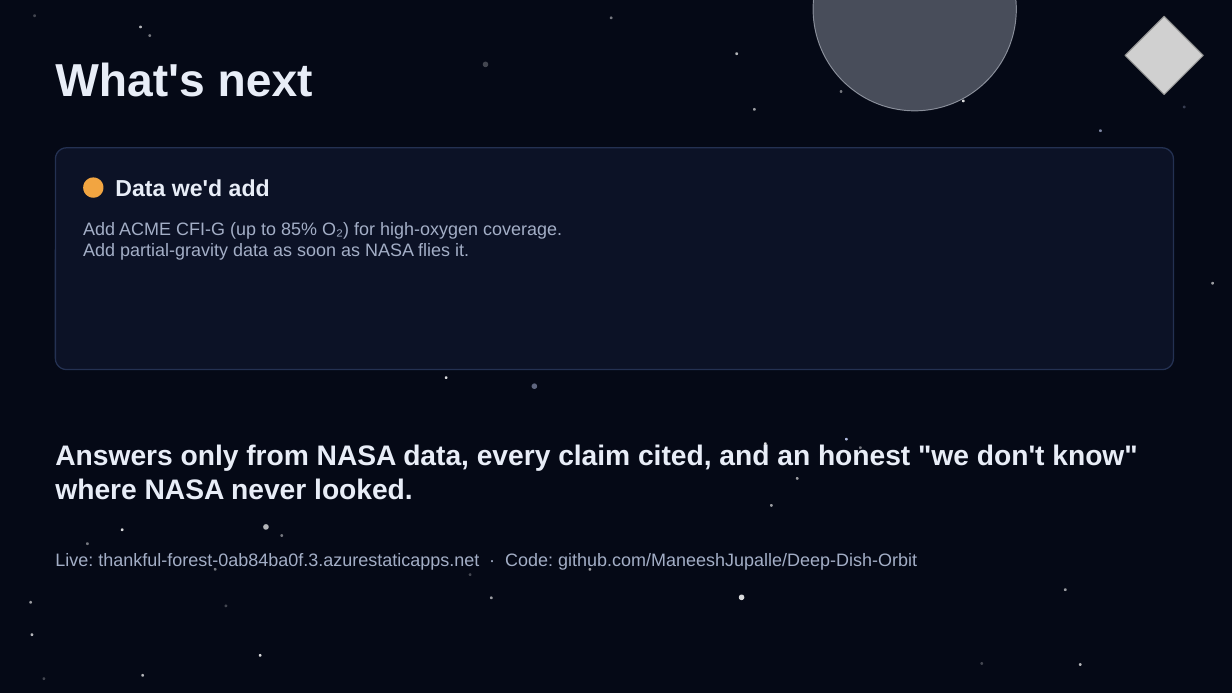
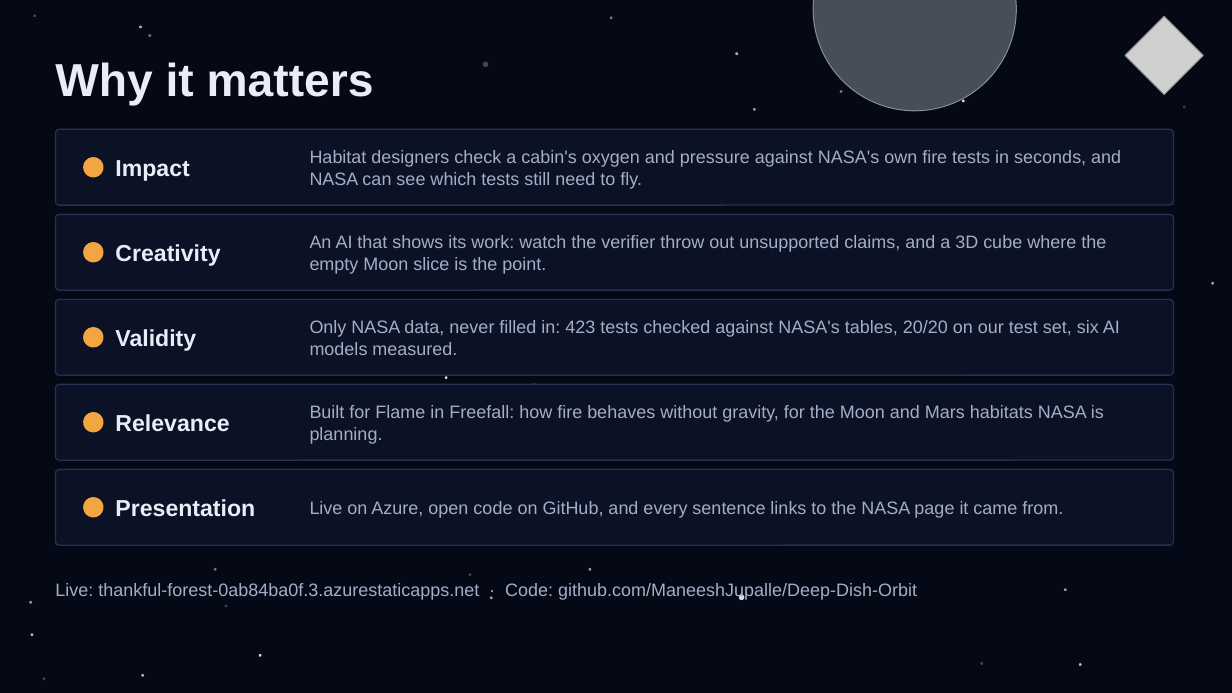
Before and after one commit to ManeeshJupalle/Deep-Dish-Orbit, a slide deck: slide 7 of story/FlameCheck_Slides.pptx. Drawn at 1232x693 pixels with LibreOffice and Linux fonts; fonts in the diff are those of the drawing; grey boxes stand for pictures. Boxes give left, top, right and bottom in pixels: in the first picture for what was removed or moved away, otherwise in the second. Text is boxed around its words. In the diff, an @@ line names an element or a change of style, - is before the commit and + after.

```diff
--- a/story/FlameCheck_Slides.pptx
+++ b/story/FlameCheck_Slides.pptx
@@ text at (x1=55, y1=62, x2=374, y2=106): text changed @@
-What's next
+Why it matters
@@ rounded rectangle added at (x1=55, y1=129, x2=1174, y2=205), fill #0C1226, outline #243152 1 pt @@
@@ ellipse moved from (x1=83, y1=177, x2=104, y2=198) to (x1=83, y1=157, x2=104, y2=177) @@
@@ text at (x1=115, y1=160, x2=189, y2=181): text changed @@
-Data we'd add
+Impact
@@ text added at (x1=310, y1=150, x2=1121, y2=189), 14 pt, text #A3AEC6 @@
+Habitat designers check a cabin's oxygen and pressure against NASA's own fire tests in seconds, and NASA can see which tests still need to fly.
@@ rounded rectangle resized from (x1=55, y1=148, x2=1174, y2=370) to (x1=55, y1=214, x2=1174, y2=290) @@
@@ text added at (x1=310, y1=235, x2=1106, y2=274), 14 pt, text #A3AEC6 @@
+An AI that shows its work: watch the verifier throw out unsupported claims, and a 3D cube where the empty Moon slice is the point.
@@ ellipse added at (x1=83, y1=242, x2=104, y2=262), fill #F2A541 @@
@@ text added at (x1=115, y1=244, x2=220, y2=266), 18 pt, text #E8EDF7, bold @@
+Creativity
@@ rounded rectangle added at (x1=55, y1=299, x2=1174, y2=375), fill #0C1226, outline #243152 1 pt @@
@@ text "Only NASA data, never filled ..." at (x1=310, y1=320, x2=1120, y2=355): vertical alignment top to middle @@
@@ ellipse added at (x1=83, y1=327, x2=104, y2=348), fill #F2A541 @@
@@ text added at (x1=115, y1=329, x2=196, y2=351), 18 pt, text #E8EDF7, bold @@
+Validity
@@ text at (x1=310, y1=320, x2=1120, y2=355): text changed @@
-Add ACME CFI-G (up to 85% O₂) for high-oxygen coverage.
-Add partial-gravity data as soon as NASA flies it.
+Only NASA data, never filled in: 423 tests checked against NASA's tables, 20/20 on our test set, six AI models measured.
@@ ellipse moved from (x1=770, y1=505, x2=773, y2=507) to (x1=483, y1=300, x2=486, y2=303) @@
@@ ellipse added at (x1=648, y1=301, x2=651, y2=304), fill #FFFFFF at 70% opacity @@
@@ rounded rectangle added at (x1=55, y1=384, x2=1174, y2=460), fill #0C1226, outline #243152 1 pt @@
@@ ellipse added at (x1=83, y1=412, x2=104, y2=433), fill #F2A541 @@
@@ text added at (x1=115, y1=414, x2=229, y2=432), 18 pt, text #E8EDF7, bold @@
+Relevance
@@ text added at (x1=310, y1=405, x2=1104, y2=444), 14 pt, text #A3AEC6 @@
+Built for Flame in Freefall: how fire behaves without gravity, for the Moon and Mars habitats NASA is planning.
@@ text removed at (x1=55, y1=443, x2=1137, y2=500) @@
-Answers only from NASA data, every claim cited, and an honest "we don't know" where NASA never looked.
@@ ellipse removed at (x1=764, y1=443, x2=767, y2=445) @@
@@ ellipse removed at (x1=846, y1=438, x2=848, y2=441) @@
@@ ellipse removed at (x1=860, y1=446, x2=862, y2=449) @@
@@ rounded rectangle added at (x1=55, y1=470, x2=1174, y2=545), fill #0C1226, outline #243152 1 pt @@
@@ ellipse removed at (x1=796, y1=477, x2=799, y2=480) @@
@@ ellipse added at (x1=83, y1=497, x2=104, y2=518), fill #F2A541 @@
@@ text added at (x1=115, y1=499, x2=255, y2=517), 18 pt, text #E8EDF7, bold @@
+Presentation
@@ text added at (x1=310, y1=501, x2=1063, y2=518), 14 pt, text #A3AEC6 @@
+Live on Azure, open code on GitHub, and every sentence links to the NASA page it came from.
@@ ellipse removed at (x1=121, y1=529, x2=124, y2=531) @@
@@ ellipse removed at (x1=263, y1=524, x2=269, y2=530) @@
@@ ellipse removed at (x1=280, y1=534, x2=283, y2=537) @@
@@ text "Live: thankful-forest-0ab84ba0f.3.azurestaticapps.net · Code ..." moved from (x1=55, y1=553, x2=917, y2=570) to (x1=55, y1=583, x2=917, y2=600) @@
```
Also in this commit, not shown: 1 slide added, 2 other files.
